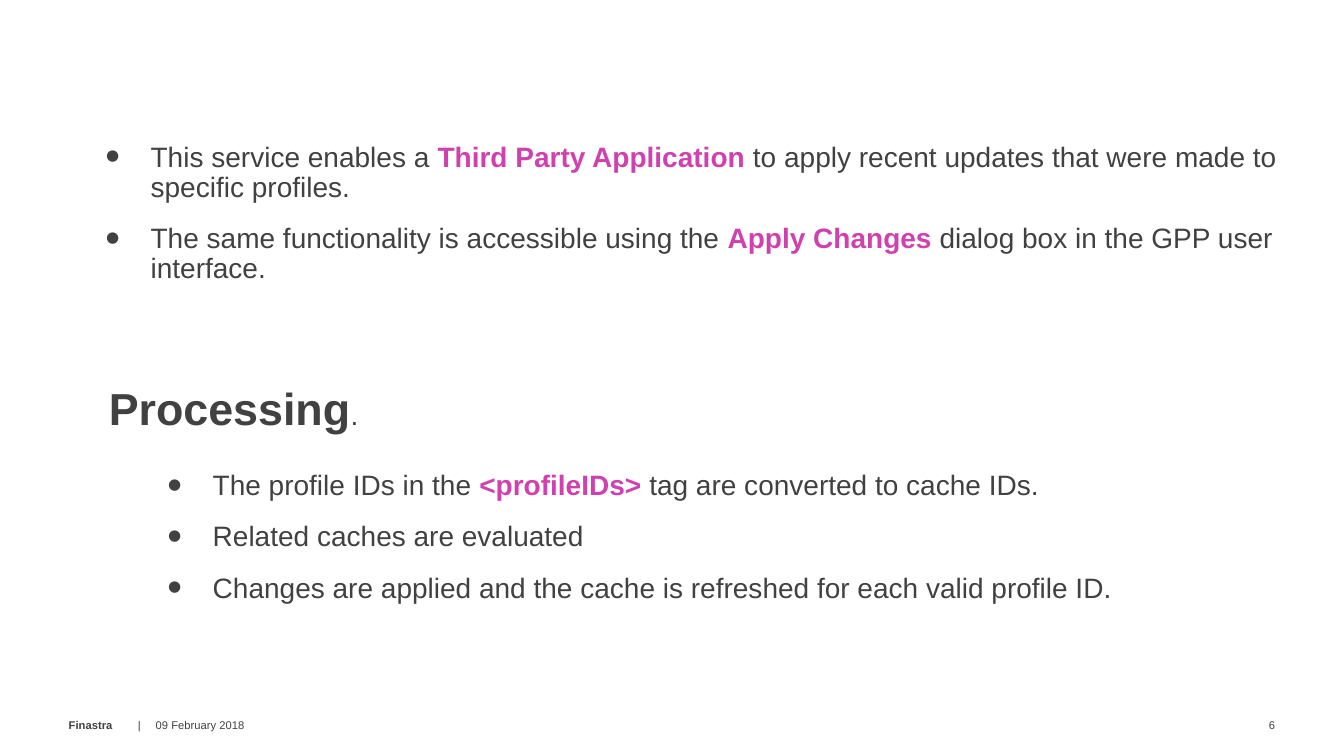
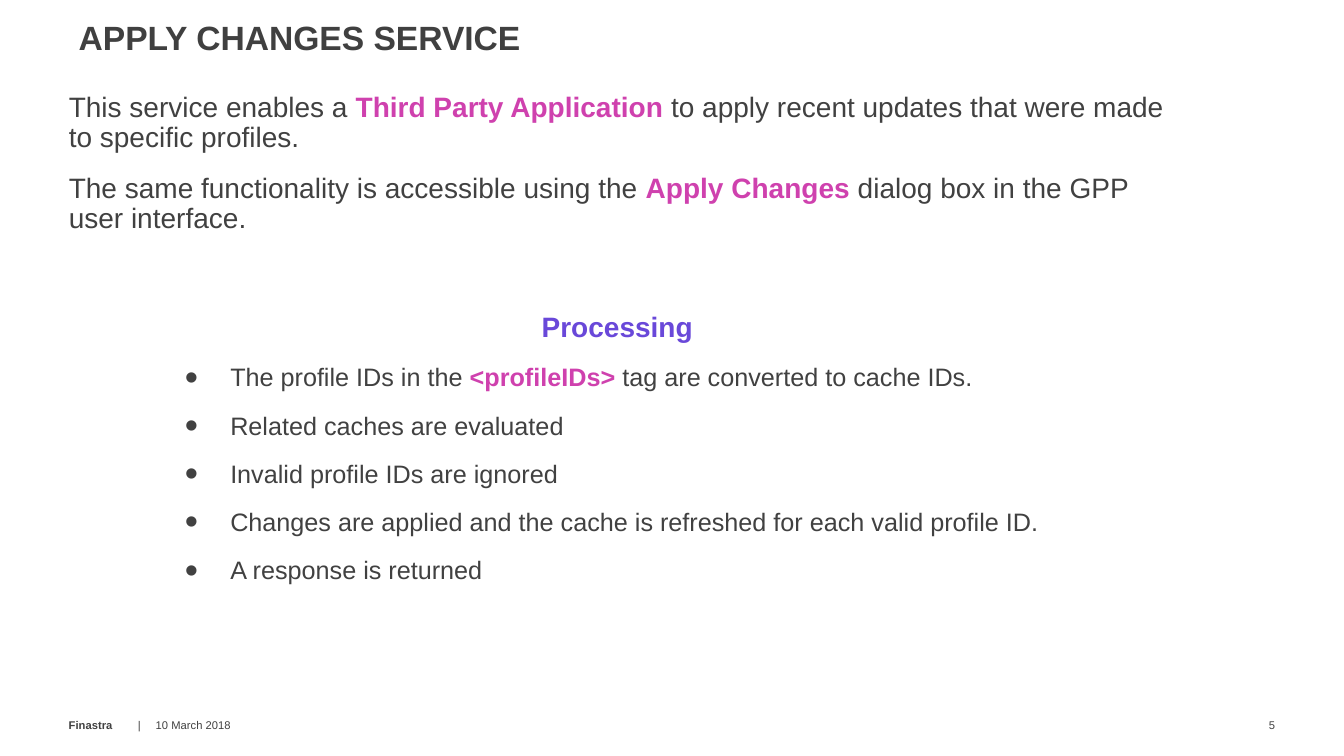
Before and after one commit to alexfinastra/IntegrationWorkshop, a slide deck: slide 5 of documentation/11 SOA Services - Static Data.pptx (slide 6 before the commit). Drawn at 1344x756 pixels with LibreOffice and Linux fonts; fonts in the diff are those of the drawing; background and template pictures are left out. Boxes give left, top, right and bottom in pixels: in the first picture for what was removed or moved away, otherwise in the second. Text is boxed around its words. In the diff, an @@ line names an element or a change of style, - is before the commit and + after.

```diff
--- a/documentation/11 SOA Services - Static Data.pptx
+++ b/documentation/11 SOA Services - Static Data.pptx
@@ text added at (x1=79, y1=26, x2=521, y2=51), 24 pt, text #404040, bold @@
+APPLY CHANGES SERVICE
@@ text "This service enables a Third ..." moved from (x1=151, y1=146, x2=1276, y2=279) to (x1=69, y1=96, x2=1163, y2=229) @@
@@ text "This service enables a Third ..." at (x1=69, y1=96, x2=1163, y2=229): bullet • to none @@
@@ text "Processing" moved from (x1=213, y1=474, x2=1111, y2=603) to (x1=230, y1=316, x2=1038, y2=585) @@
@@ text at (x1=542, y1=316, x2=693, y2=343): paragraph added @@
+Processing
@@ text at (x1=230, y1=367, x2=1038, y2=537): size 20 to 18 pt in "The profile IDs in the <profileIDs> tag ...", "Related caches are evaluated", "Changes are applied and the cache is ..." @@
@@ text removed at (x1=109, y1=392, x2=350, y2=434) @@
-Processing.
@@ text at (x1=230, y1=464, x2=558, y2=488): paragraph added @@
+• Invalid profile IDs are ignored
@@ text at (x1=230, y1=560, x2=482, y2=585): paragraph added @@
+• A response is returned
@@ text at (x1=156, y1=721, x2=231, y2=729): text changed @@
-09 February 2018
+10 March 2018
```
Also in this commit, not shown: 9 other slides changed, 4 slides removed, 20 other files.
